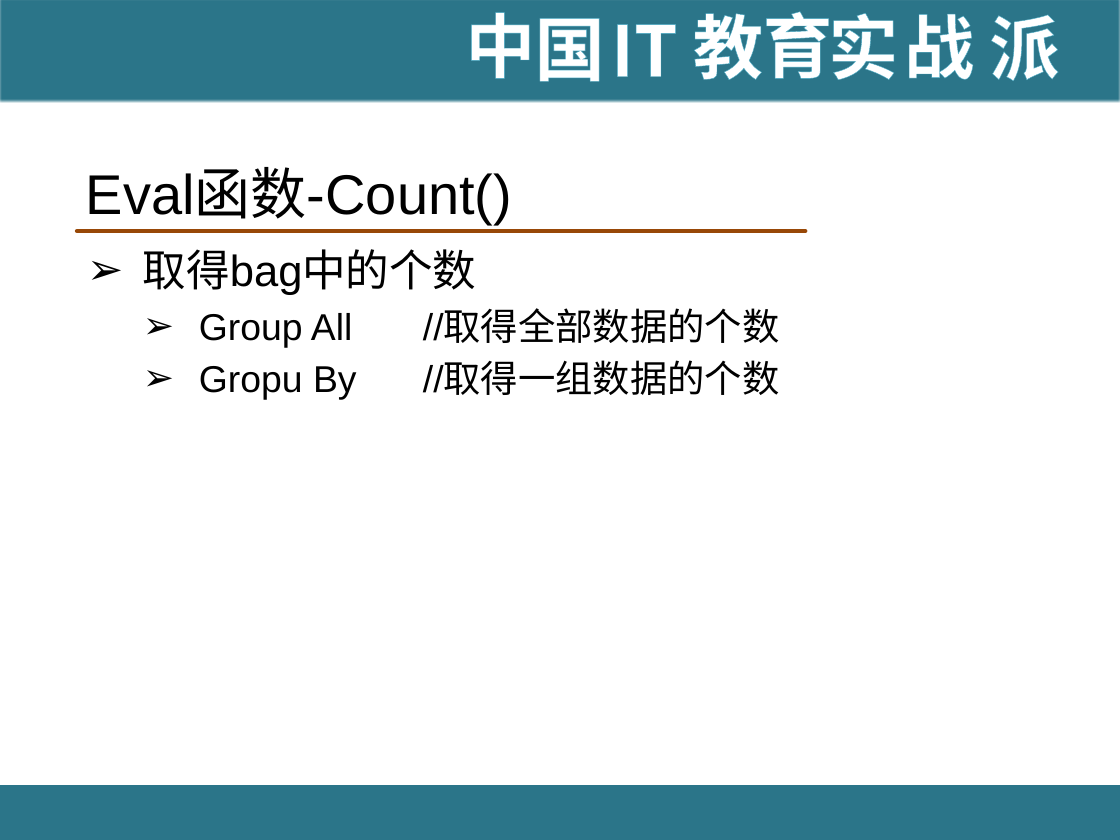
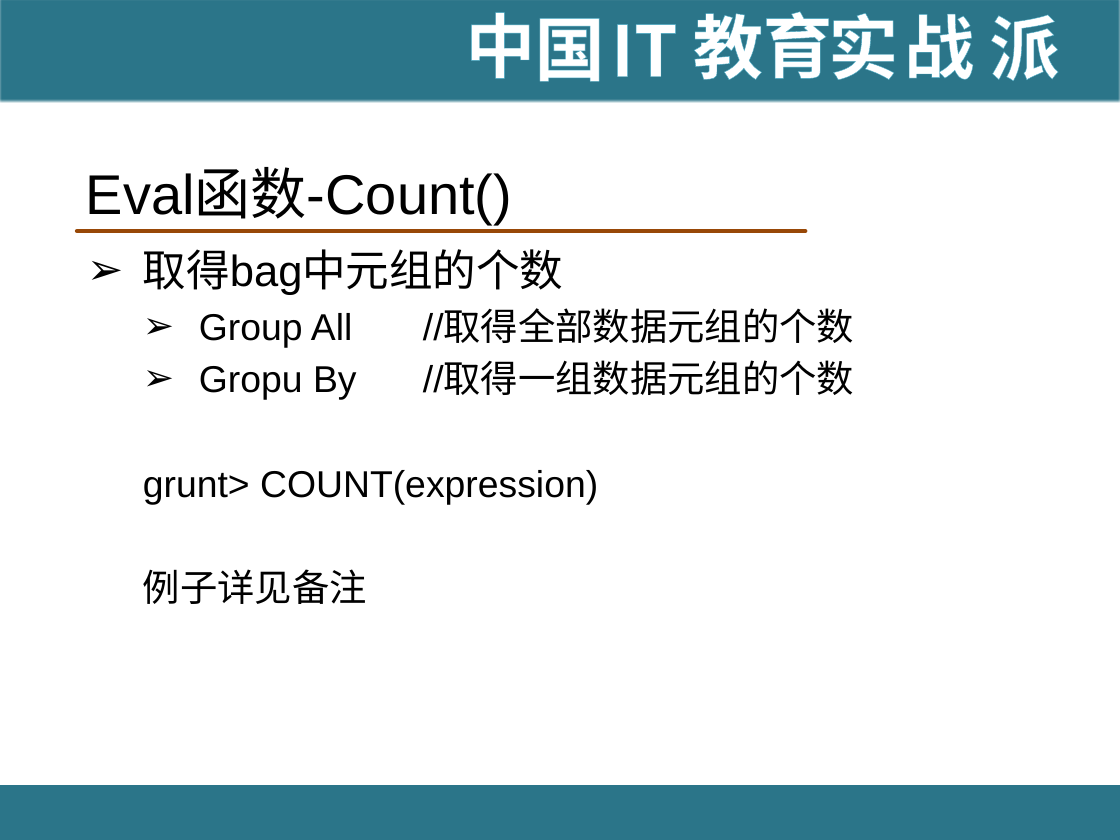
Before and after one commit to hanningxiao/BigData, a slide deck: slide 59 of [IT18掌www.it18zhang.com]Pig.pptx (slide 55 before the commit). Drawn at 1120x840 pixels with LibreOffice and Linux fonts; fonts in the diff are those of the drawing; background and template pictures are left out. Boxes give left, top, right and bottom in pixels: in the first picture for what was removed or moved away, otherwise in the second. Text is boxed around its words. In the diff, an @@ line names an element or a change of style, - is before the commit and + after.

```diff
--- a/[IT18掌www.it18zhang.com]Pig.pptx
+++ b/[IT18掌www.it18zhang.com]Pig.pptx
@@ text at (143,249,854,604): text changed @@
-➢ 取得bag中的个数
-  ➢ Group All //取得全部数据的个数
-  ➢ Gropu By //取得一组数据的个数
+➢ 取得bag中元组的个数
+  ➢ Group All //取得全部数据元组的个数
+  ➢ Gropu By //取得一组数据元组的个数
+  grunt> COUNT(expression)
+  例子详见备注
```
Also in this commit, not shown: 43 other slides changed, 5 slides added, 5 slides removed.
